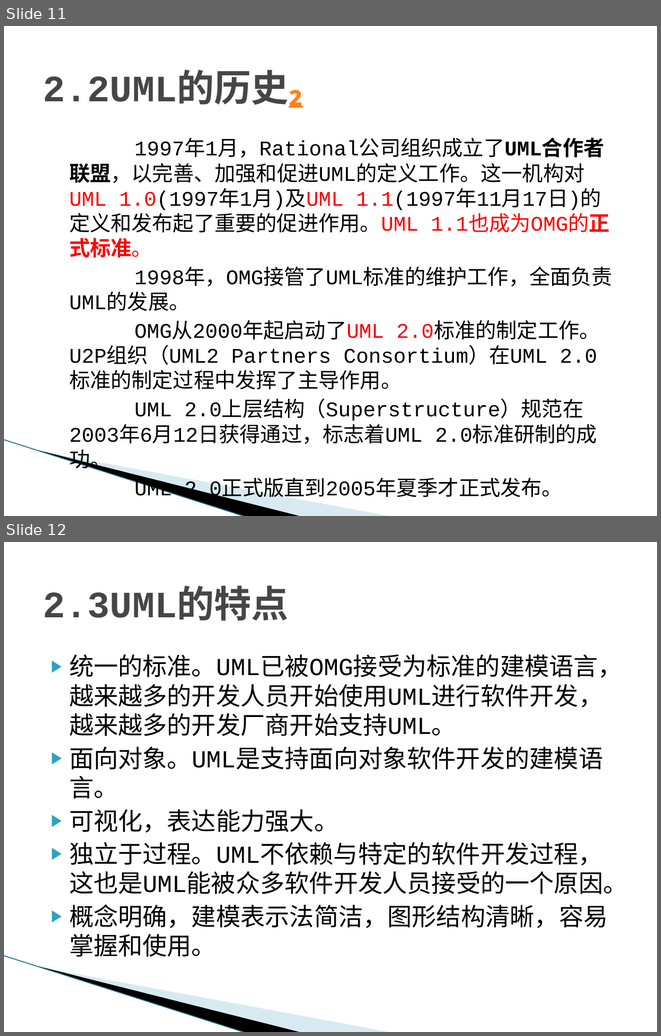
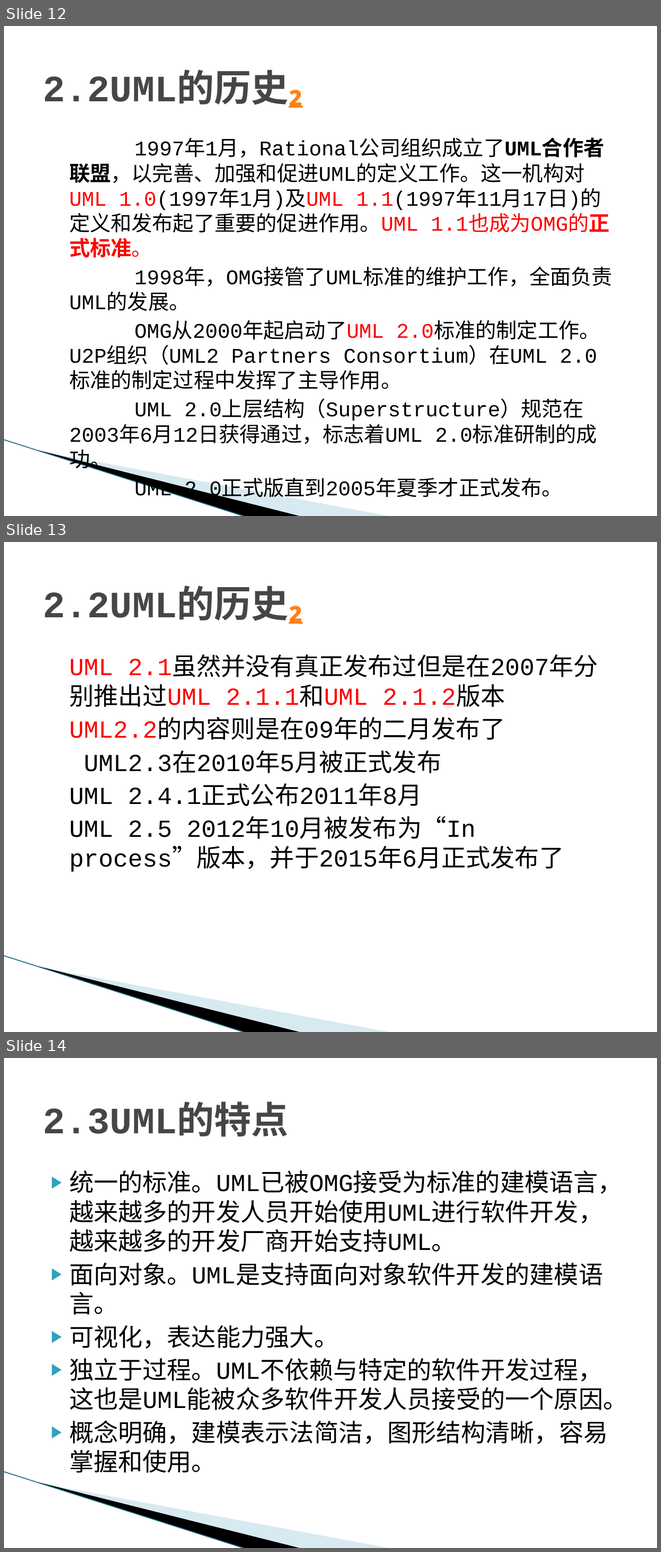
Before and after one commit to tzy502/G16, a slide deck: UML/UML概述-G16.pptx. Shown one above the other, each under a label of ours: slides 11 and 12 before the commit, slides 12, 13 and 14 after it. The pictures are 661x1036 and 661x1552 pixels, drawn with LibreOffice and Linux fonts; fonts in the diff are those of the drawing; background and template pictures are left out. Boxes give left, top, right and bottom in pixels: in the first picture for what was removed or moved away, otherwise in the second. Text is boxed around its words. In the diff, an @@ line names an element or a change of style, - is before the commit and + after.

```diff
--- a/UML/UML概述-G16.pptx
+++ b/UML/UML概述-G16.pptx
@@ slide 13 added at (x1=4, y1=542, x2=657, y2=1032), background #FFFFFF; not listed: 3 template elements that a slide beside it also shows @@
@@ title added at (x1=43, y1=590, x2=303, y2=624), 41 pt, text #464646, bold @@
+2.2UML的历史₂
@@ text added at (x1=69, y1=658, x2=598, y2=872), 27 pt, text #000000 @@
+UML 2.1虽然并没有真正发布过但是在2007年分别推出过UML 2.1.1和UML 2.1.2版本
+UML2.2的内容则是在09年的二月发布了
+UML2.3在2010年5月被正式发布
+UML 2.4.1正式公布2011年8月
+UML 2.5 2012年10月被发布为“In process”版本，并于2015年6月正式发布了
@@ what was slide 11 is now slide 12 @@
@@ what was slide 12 is now slide 14 @@
```
Also in this commit, not shown: 4 slides changed, 4 other slides added, 15 slides removed.
